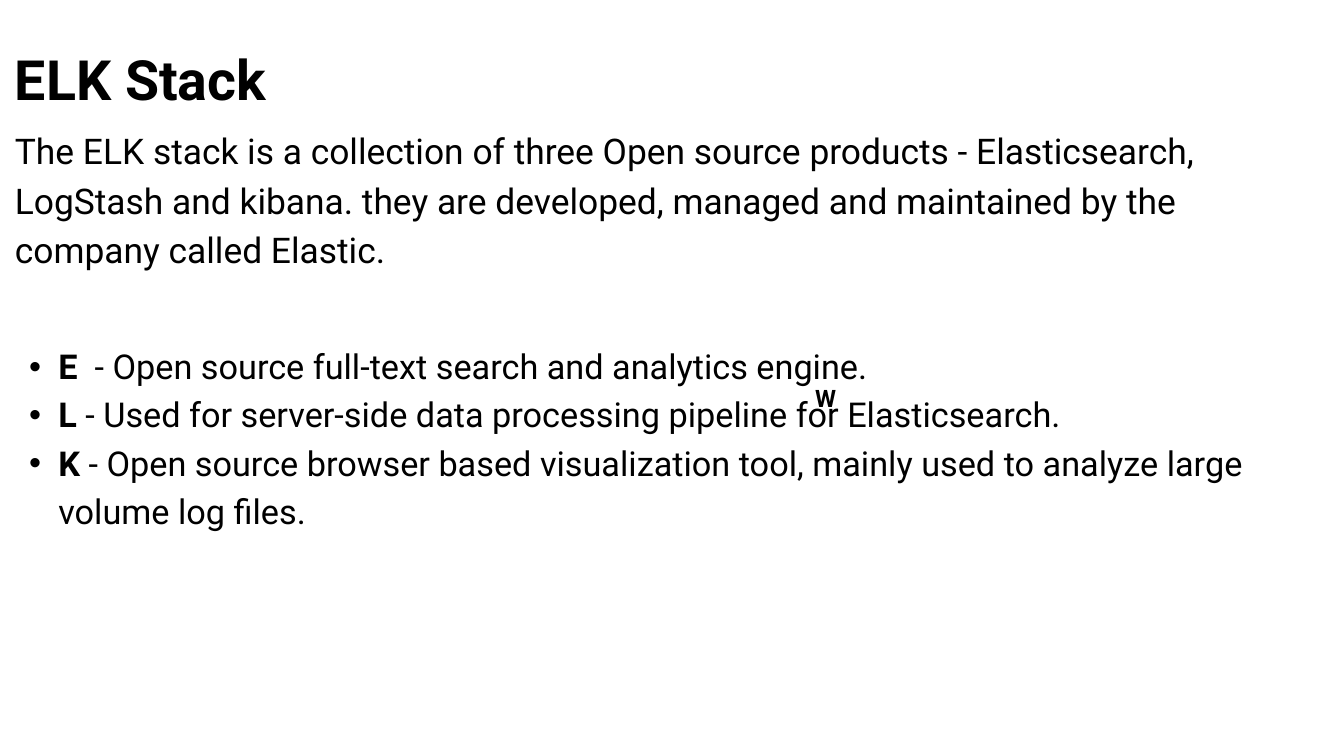
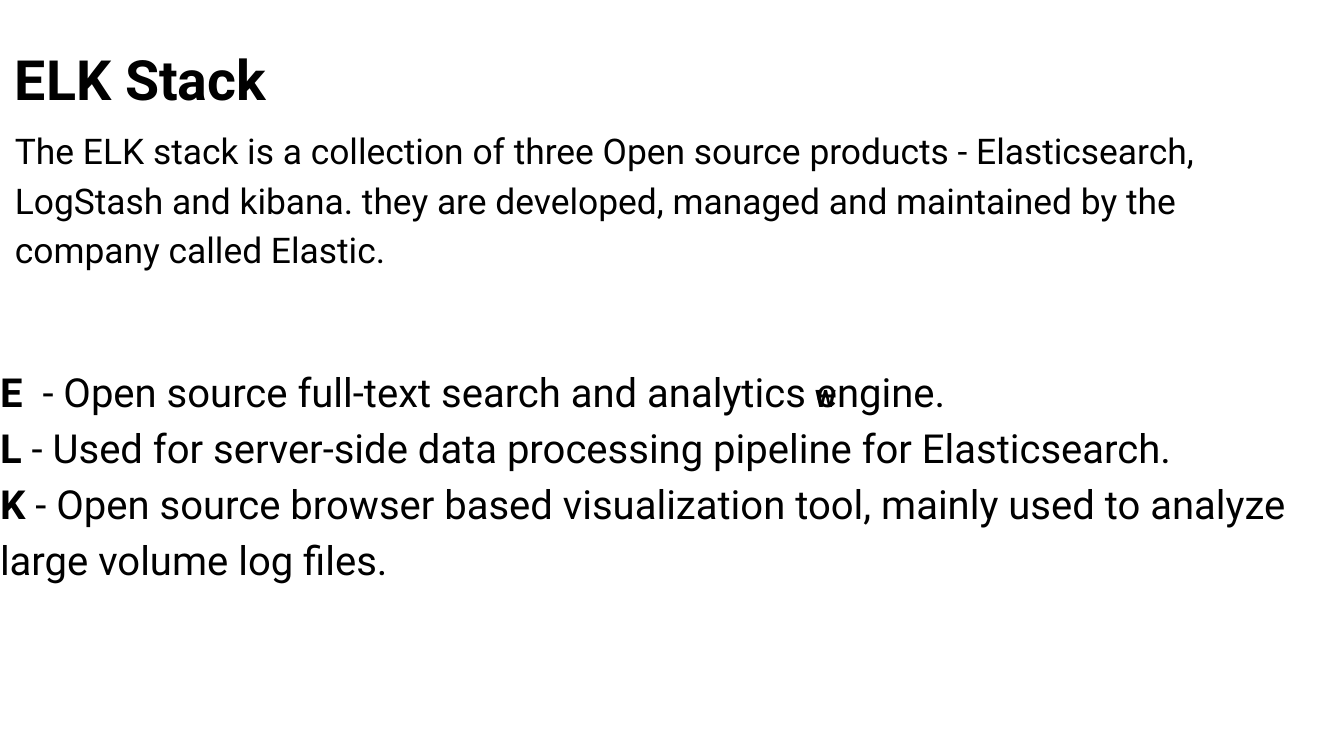
Before and after one commit to sridevi-inti/Java-Sep2024, a slide deck: slide 2 of ElastisearchPresentation/Elasticsearch.pptx. Drawn at 1344x756 pixels with LibreOffice and Linux fonts; fonts in the diff are those of the drawing. Boxes give left, top, right and bottom in pixels: in the first picture for what was removed or moved away, otherwise in the second. Text is boxed around its words. In the diff, an @@ line names an element or a change of style, - is before the commit and + after.

Commit message:
Presentation ppt added

```diff
--- a/ElastisearchPresentation/Elasticsearch.pptx
+++ b/ElastisearchPresentation/Elasticsearch.pptx
@@ text "E - Open source full-text ...": place and size @@
-text "E - Open source full-text ..." at <box>58,353,1243,531</box>
+text "E - Open source full-text ..." at <box>0,376,1285,584</box>
@@ text "E - Open source full-text ..." at <box>0,376,1285,584</box>: size 36.8 to 42.9 pt; bullet • to none; list level 2 to 1 in "E - Open source full-text ..."; line spacing 51.5pt to 60.1pt; list level 2 to 1 in "L - Used for server-side ..."; list level 2 to 1 in "K - Open source browser ..." @@
```
Also in this commit, not shown: 1 slide removed.
